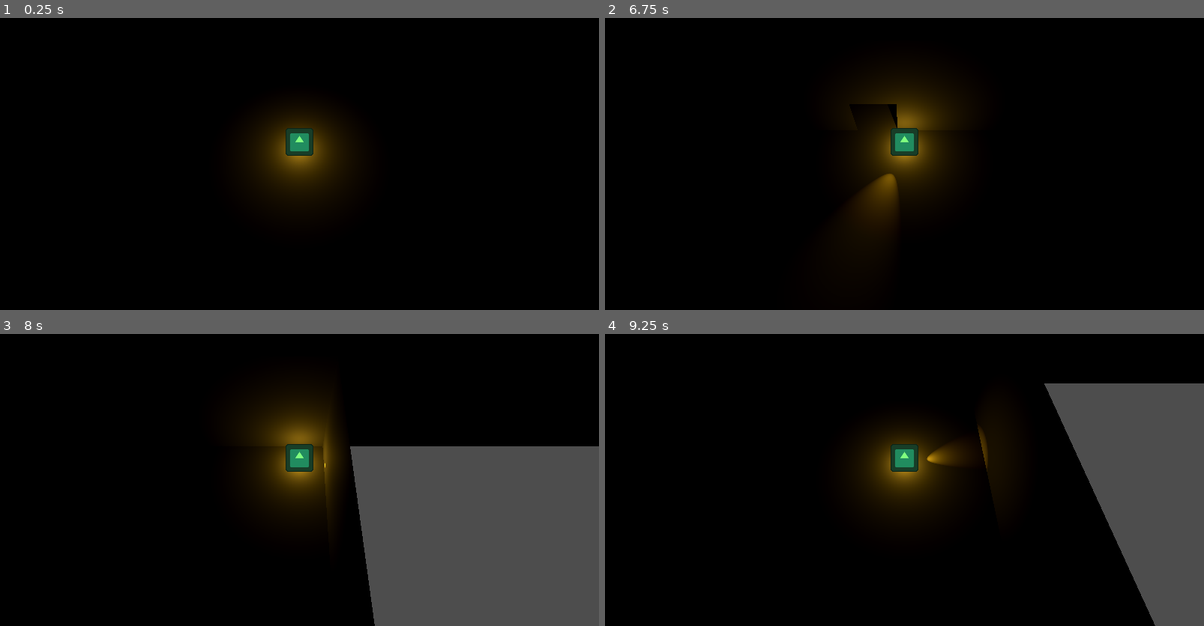
Above: before the commit, frames 1-4 (two rows, left to right).
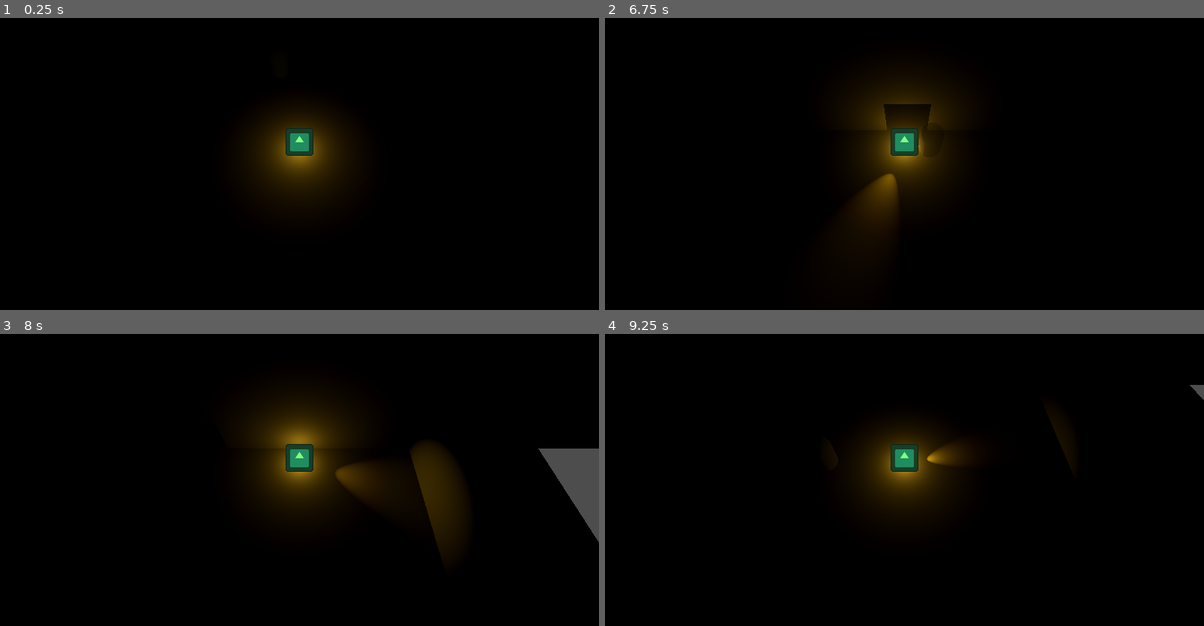
Above: after the commit, the same moments.

Repository: Rusty-Rat-Studios/dead-living-and-dying
Game: Godot game, scene res://game.tscn
Same seed, same stepped clock (60 frames per second), same inputs: the game is played once before the commit and once after it. The engine's default icon, where the game draws it, is replaced by a stand-in: a white triangle on a blue panel in a dark square.
Inputs (mouse positions are in pixels of both pictures, inside the frame that each line leads up to):
- Up to frame 1 (0.25 s): no input
- Up to frame 2 (6.75 s): tap Enter at 0.5 s; move the mouse to (874, 207) at 0.52 s; hold Up (ui_up) 0.53-2.03 s; tap Space at 1.25 s; move the mouse to (1084, 193) at 1.27 s; move the mouse to (724, 91) at 2.02 s; hold Left (ui_left) 2.03-3.53 s; move the mouse to (934, 140) at 2.77 s; move the mouse to (814, 58) at 3.52 s; hold Down (ui_down) 3.53-4.28 s; move the mouse to (1036, 126) at 4.27 s; hold Right (ui_right) 4.28-5.03 s; move the mouse to (784, 158) at 5.02 s; hold Up (ui_up) 5.03-5.78 s; move the mouse to (964, 67) at 5.77 s; hold Right (ui_right) from 5.78 s (still down); move the mouse to (874, 207) at 6.52 s
- Up to frame 3 (8 s): keep holding Right (ui_right); move the mouse to (479, 509) at 7.27 s
- Up to frame 4 (9.25 s): move the mouse to (724, 407) at 8.02 s; release Right (ui_right) at 8.03 s; hold Down (ui_down) 8.03-8.78 s; move the mouse to (934, 456) at 8.77 s; hold Left (ui_left) from 8.78 s (still down)

The runs differ from the first frame. In frame 2, 0.7% of the frame differs, in the area x 42-55%, y 29-46%; in frame 3, 23%, in the area x 47-100%, y 29-100%; in frame 4, 15%.

Commit message:
Add ghost non-state-based idle movement

Diff:
--- a/game.tscn
+++ b/game.tscn
@@ -133,6 +133,9 @@
 [node name="WallBottomDoor" parent="RoomCenter" instance=ExtResource("3_i4llg")]
 transform = Transform3D(-1, 0, 8.74228e-08, 0, 1, 0, -8.74228e-08, 0, -1, 0, 0, 10)
 
+[node name="Ghost" parent="RoomCenter" instance=ExtResource("9_t4a6d")]
+transform = Transform3D(1, 0, 0, 0, 1, 0, 0, 0, 1, 0, 1, 15)
+
 [node name="StateMachine" type="Node" parent="." node_paths=PackedStringArray("starting_state")]
 script = ExtResource("5_1w8up")
 starting_state = NodePath("Living")
@@ -154,6 +157,3 @@
 state_dead = NodePath("../Dead")
 state_living = NodePath("../Living")
 state_dying = NodePath(".")
-
-[node name="Ghost" parent="." instance=ExtResource("9_t4a6d")]
-transform = Transform3D(1, 0, 0, 0, 1, 0, 0, 0, 1, 0, 1, -22)
--- a/ghost/ghost.gd
+++ b/ghost/ghost.gd
@@ -1,12 +1,71 @@
 class_name Ghost
 extends CharacterBody3D
 
+@onready var state_machine: Node = $StateMachine
+
+@onready var current_room: Node3D = get_parent()
+var movement_boundaries: Rect2
+
+@onready var speed: float = 4.5 # marginally faster than player in Dying state
+@onready var pause_duration_range: Vector2 = Vector2(1.0, 2.0)
+@onready var target_pos: Vector3 = Vector3.ZERO
+@onready var is_paused: bool = false
+@onready var rng = RandomNumberGenerator.new()
+
 
 # Called when the node enters the scene tree for the first time.
-func _ready():
-	pass # Replace with function body.
+func _ready() -> void:
+	# dynamically generate bounding box based on floor size of ghost's current room
+	var floor_mesh_instance: MeshInstance3D = current_room.get_node("Floor/MeshInstance3D")
+	var floor_mesh: PlaneMesh = floor_mesh_instance.mesh
+	var floor_width: float = floor_mesh.size.x - 2 # add padding from wall
+	var floor_depth: float = floor_mesh.size.y - 2 # add padding from wall
+
+	# create movement boundary, Rect2(Vector2 position, Vector2 size)
+	# Rect2 position starts in top-left corner; x-extends right and y-extends down
+	movement_boundaries = Rect2(Vector2(-floor_width / 2, -floor_depth / 2),
+								Vector2(floor_width, floor_depth))
+
+	set_random_target()
 
 
 # Called every frame. 'delta' is the elapsed time since the previous frame.
-func _process(delta):
-	pass
+func _process(delta: float):
+	if is_paused:
+		return
+
+	if target_pos:
+		move_to_target(delta)
+
+
+func set_random_target() -> void:
+	# generate random movement target within room boundaries
+	var x: float = rng.randf_range(movement_boundaries.position.x,
+					movement_boundaries.position.x + movement_boundaries.size.x)
+	var z: float = rng.randf_range(movement_boundaries.position.y,
+					movement_boundaries.position.y + movement_boundaries.size.y)
+	target_pos = Vector3(x, 1.0, z) # keep ghost above ground
+	is_paused = false
+
+
+func move_to_target(delta: float) -> void:
+	var direction: Vector3 = (target_pos - global_position).normalized()
+	var distance_to_target: float = global_position.distance_to(target_pos)
+
+	if distance_to_target < speed * delta:
+		# set position to target if close enough
+		global_position = target_pos
+		pause()
+	else:
+		velocity = direction * speed
+		move_and_slide()
+
+
+func pause() -> void:
+	is_paused = true
+	target_pos = global_position
+
+	var pause_duration: float = rng.randf_range(pause_duration_range.x, pause_duration_range.y)
+	await get_tree().create_timer(pause_duration).timeout # create and wait for timer to elapse
+
+	set_random_target()
